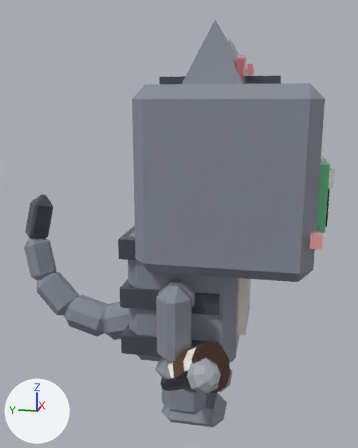
The glTF model assets/cat-cafe/exports/CatCafe_Cat_Pipes_Work.glb, before and after one commit.
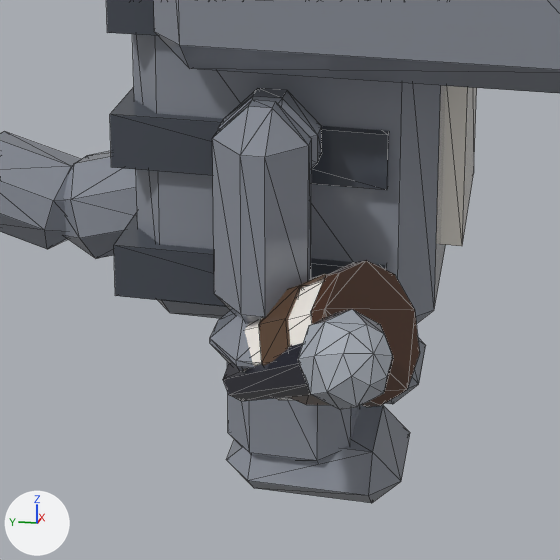
Old and new are each drawn whole from a camera (50 mm lens) standing at (-2.433, -0.475, 1.603) and looking at (0.086, 0.029, 0.973) and again close up on the part from 22% to 78% of the width and 55% to 100% of the height. The lights are fixed; the arrows at lower left show +X, +Y and +Z. The first two pictures are the older version. The close-ups show mesh edges as thin lines. Vertices at exactly the same position are counted once.

The first close-up shows 'CatCafe_Cat_Pipes_Work_Body', 'CatCafe_Cat_Pipes_Work_Head', 'CatCafe_Cat_Pipes_Work_Held_Barista', 'CatCafe_Cat_Pipes_Work_Held_Entertainer', 'CatCafe_Cat_Pipes_Work_LegB2', 'CatCafe_Cat_Pipes_Work_LegF2', 'CatCafe_Cat_Pipes_Work_Tail' and 1 more.
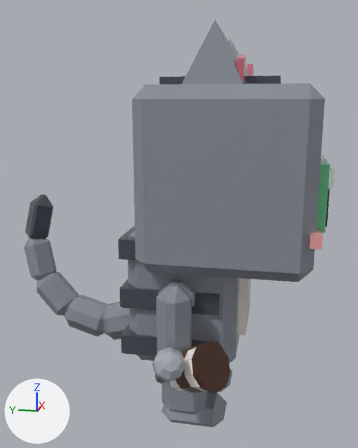
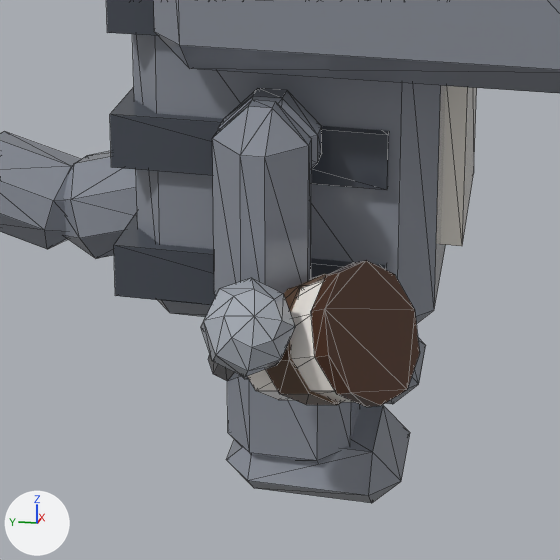
What differs and where, as boxes [x1, y1, x2, y2] in the close-ups (560 x 560 px; the box of a moved part takes in the faces that stretch with it):
'CatCafe_Cat_Pipes_Work_Held_Entertainer', reshaped (44% narrower)
    before: [223, 309, 393, 410]
    after: [201, 278, 295, 381]
part 1 of me_catcafe_cat_pipes_work_held_entertainer, moved or reshaped
    before: [298, 309, 393, 410]
    after: [201, 278, 295, 377]
part 2 of me_catcafe_cat_pipes_work_held_entertainer, moved or reshaped
    before: [223, 342, 311, 401]
    after: [208, 355, 241, 381]

What the commit changed:
me_catcafe_cat_pipes_work_held_entertainer is used by ob_catcafe_cat_pipes_work_held_entertainer; location (-0.451, -0.067, 0.437).
me_catcafe_cat_pipes_work_held_entertainer had 50 vertices, 92 faces and spanned x -0.262..0.013, y -0.222..0.068, z -0.1..0.158.
me_catcafe_cat_pipes_work_held_entertainer now has 50 vertices, 92 faces and spans x -0.234..0.027, y -0.074..0.1, z -0.076..0.181.
me_catcafe_cat_pipes_work_held_entertainer part 1: the loose piece of 34 vertices spanning x -0.262..-0.126, y -0.222..-0.086, z 0.026..0.158 is multiplied about its middle by the matrix ((0.626, 0.739, 0.247), (-0.615, 0.663, -0.427), (-0.48, 0.115, 0.87)), then moved by (0.027, 0.151, 0.019).
Part 2, on me_catcafe_cat_pipes_work_held_entertainer:
Vertex 2 of me_catcafe_cat_pipes_work_held_entertainer moves from (-0.014, 0.064, -0.047) at pixel (228, 364) to (0.027, 0.071, -0.027).
Vertex 3 of me_catcafe_cat_pipes_work_held_entertainer moves from (-0.177, -0.109, 0.11) to (-0.118, 0.009, 0.124).
Vertex 4 of me_catcafe_cat_pipes_work_held_entertainer moves from (0.005, 0.047, -0.046) to (0.027, 0.048, -0.037).
Vertex 5 of me_catcafe_cat_pipes_work_held_entertainer moves from (-0.153, -0.13, 0.112) to (-0.118, -0.021, 0.111).
Vertex 6 of me_catcafe_cat_pipes_work_held_entertainer moves from (0.013, 0.028, -0.061) to (0.014, 0.036, -0.056).
Vertex 7 of me_catcafe_cat_pipes_work_held_entertainer moves from (-0.142, -0.155, 0.093) to (-0.135, -0.036, 0.087).
Vertex 8 of me_catcafe_cat_pipes_work_held_entertainer moves from (0.005, 0.017, -0.082) to (-0.004, 0.043, -0.072) at pixel (241, 376).
Vertex 9 of me_catcafe_cat_pipes_work_held_entertainer moves from (-0.153, -0.169, 0.065) to (-0.158, -0.027, 0.067).
Vertex 10 of me_catcafe_cat_pipes_work_held_entertainer moves from (-0.014, 0.021, -0.098) to (-0.017, 0.065, -0.076) at pixel (227, 381).
Vertex 11 of me_catcafe_cat_pipes_work_held_entertainer moves from (-0.177, -0.164, 0.044) to (-0.175, 0.001, 0.061).
Vertex 12 of me_catcafe_cat_pipes_work_held_entertainer moves from (-0.033, 0.038, -0.1) at pixel (241, 401) to (-0.018, 0.088, -0.066) at pixel (213, 374).
Vertex 13 of me_catcafe_cat_pipes_work_held_entertainer moves from (-0.202, -0.142, 0.043) to (-0.175, 0.031, 0.074).
Vertex 14 of me_catcafe_cat_pipes_work_held_entertainer moves from (-0.041, 0.057, -0.085) at pixel (228, 394) to (-0.005, 0.1, -0.048) at pixel (208, 359).
Vertex 15 of me_catcafe_cat_pipes_work_held_entertainer moves from (-0.212, -0.118, 0.061) to (-0.159, 0.046, 0.098).
Vertex 16 of me_catcafe_cat_pipes_work_held_entertainer moves from (-0.033, 0.068, -0.064) at pixel (222, 379) to (0.014, 0.093, -0.031).
Vertex 17 of me_catcafe_cat_pipes_work_held_entertainer moves from (-0.202, -0.104, 0.089) to (-0.135, 0.037, 0.119).
